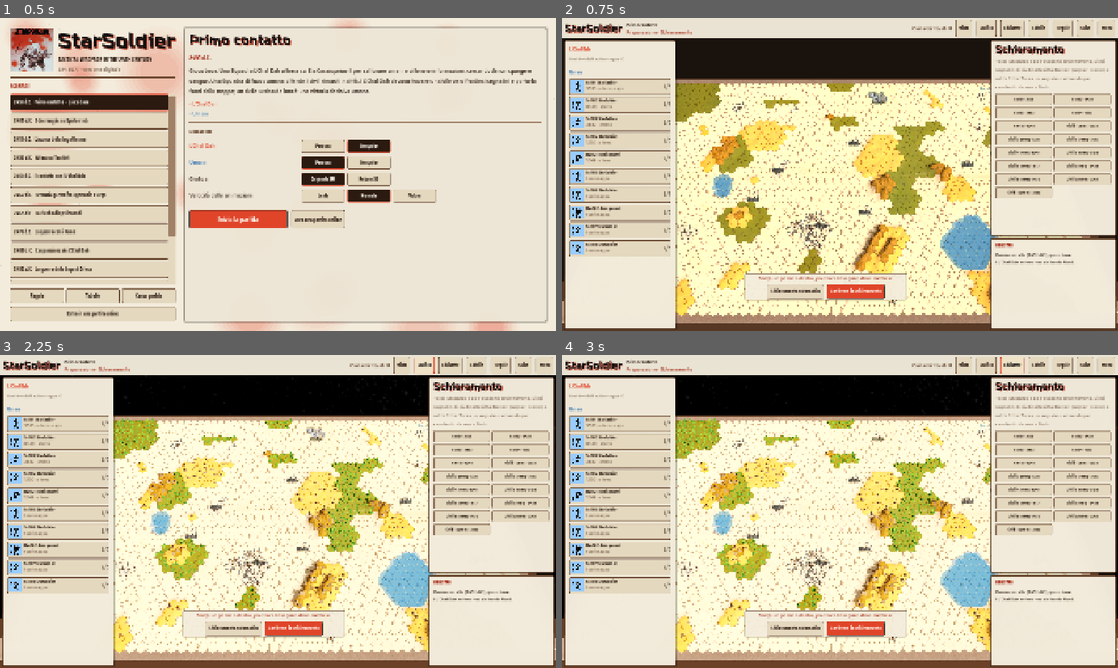
Above: before the commit, frames 1-4 (two rows, left to right).
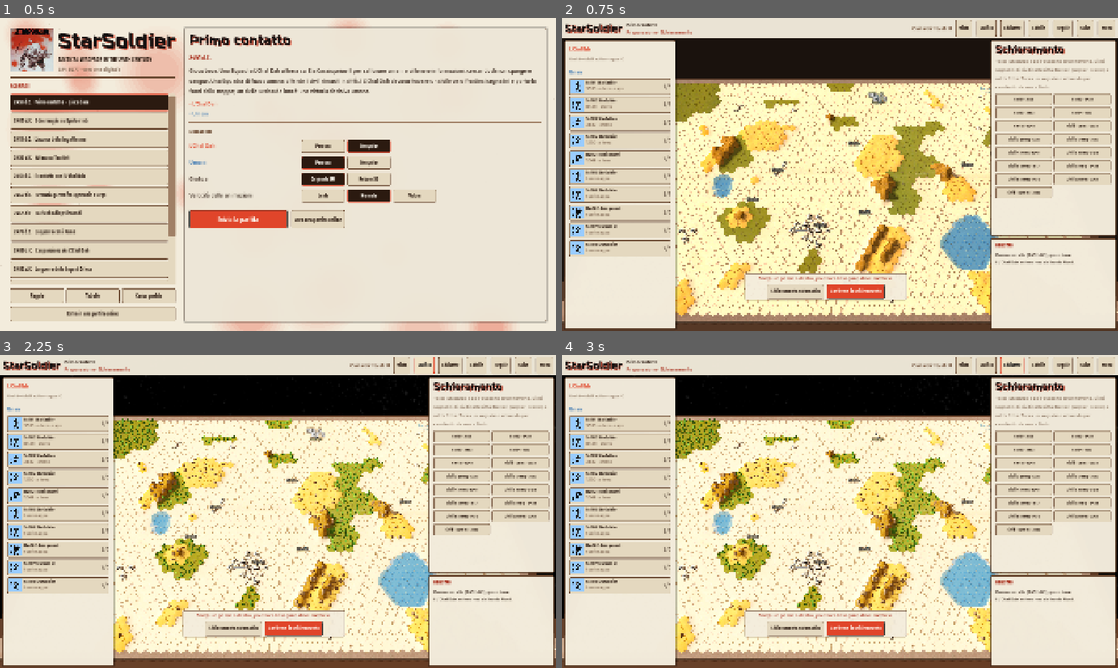
Above: after the commit, the same moments.

Repository: Tannoiser2/StarSoldier
Game: Godot game, scene res://scenes/Main.tscn
The game is run twice, just before and just after one commit, with the same random seed, the same clock (stepped at 60 frames per second) and the same inputs.
Inputs:
- Up to frame 1 (0.5 s): no input
- Up to frame 2 (0.75 s): click "Inizia la partita" at 0.5 s
- Up to frame 3 (2.25 s): click "Vista" at 1.25 s; click "Grafica" at 2 s
- Up to frame 4 (3 s): click "Etichette" at 2.75 s

Frame 1 is identical in both runs. In frame 2, 4.3% of the frame differs, in the area x 0-100%, y 22-98%; in frame 3, 4.4%; in frame 4, 4.4%, in the area x 0-100%, y 20-98%.

Commit message:
Città in 3D modellate in Blender sui simboli della mappa, sole da Ovest come le ombre stampate [pubblica]
Pianta misurata sulla parte chiara di ogni simbolo (il nero a destra è l'ombra): torri a cupola,
sfere, blocchi, gruppi di edifici, bunker esagonali, la piramide di 3533 e i tubi di collegamento.

Co-Authored-By: Claude Opus 5.5 <noreply@anthropic.com>
Claude-Session: https://claude.ai/code/session_01KonsJkuFBnER1Y9UTyhivR

Diff:
--- /dev/null
+++ b/scripts/data/citta.gd
@@ -0,0 +1,61 @@
+class_name SSCitta
+extends RefCounted
+## Pianta delle città della mappa di StarSoldier, misurata sui simboli stampati (la parte chiara: il nero
+## a destra è l'ombra). Coordinate nel mondo del gioco (x verso Est, z verso Sud), dimensioni in esagoni.
+## Gli stessi edifici sono modellati in Blender (Desktop/Ludoteca/StarSoldier/Citta 3D/citta_starsoldier.blend).
+## t: torre, hub, sfera, pod, blocco, gruppo, bunker, bunker2, quarto, rene, freccia; r raggio, s lato, w/h pianta.
+
+const EDIFICI := [
+	{"t": "torre", "n": "t1325", "x": -2.443, "z": 6.2175, "r": 0.2953},
+	{"t": "torre", "n": "t0925", "x": -2.4967, "z": 9.5867, "r": 0.2819},
+	{"t": "torre", "n": "t1122", "x": -5.3155, "z": 7.882, "r": 0.3087},
+	{"t": "hub", "n": "h1124", "x": -3.4095, "z": 7.8954, "r": 0.2953},
+	{"t": "sfera", "n": "s1224", "x": -3.1544, "z": 6.6202, "r": 0.1745},
+	{"t": "sfera", "n": "s1225", "x": -2.4162, "z": 7.0497, "r": 0.1745},
+	{"t": "sfera", "n": "s1123", "x": -4.6041, "z": 7.4793, "r": 0.1611},
+	{"t": "sfera", "n": "s1024", "x": -3.1276, "z": 9.1572, "r": 0.1879},
+	{"t": "sfera", "n": "s1025", "x": -2.443, "z": 8.741, "r": 0.1879},
+	{"t": "torre", "n": "t1226", "x": -1.8658, "z": 7.0363, "r": 0.2282},
+	{"t": "torre", "n": "t1126", "x": -1.3826, "z": 7.8954, "r": 0.2282},
+	{"t": "blocco", "n": "b1125", "x": -2.4162, "z": 7.882, "s": 0.4967, "rot": 0},
+	{"t": "blocco", "n": "b1223", "x": -3.8659, "z": 7.0497, "s": 0.4295, "rot": 30},
+	{"t": "blocco", "n": "b1023", "x": -3.8659, "z": 8.7276, "s": 0.4295, "rot": -30},
+	{"t": "gruppo", "n": "g1324", "x": -3.4766, "z": 6.0833, "w": 0.604, "h": 0.5101},
+	{"t": "bunker", "n": "k1222", "x": -4.9129, "z": 6.9558, "r": 0.2416},
+	{"t": "bunker2", "n": "k0924", "x": -3.5034, "z": 9.6001, "r": 0.1879},
+	{"t": "pod", "n": "p1026", "x": -1.9464, "z": 8.7545, "r": 0.1342},
+	{"t": "gruppo", "n": "g0232", "x": 5.0874, "z": 15.7211, "w": 0.3758, "h": 0.349},
+	{"t": "pod", "n": "p0428a", "x": 0.9933, "z": 13.8955, "r": 0.1477},
+	{"t": "pod", "n": "p0428b", "x": 0.9933, "z": 14.2982, "r": 0.1477},
+	{"t": "quarto", "n": "q0533", "x": 5.5169, "z": 13.1573, "r": 0.2685},
+	{"t": "quarto", "n": "q3321", "x": -6.4297, "z": -11.2191, "r": 0.255},
+	{"t": "torre", "n": "t1010", "x": -16.9265, "z": 8.9827, "r": 0.255},
+	{"t": "torre", "n": "t1110", "x": -17.5306, "z": 7.9357, "r": 0.2416},
+	{"t": "torre", "n": "t1111", "x": -16.2688, "z": 7.9357, "r": 0.2416},
+	{"t": "sfera", "n": "s1010", "x": -16.9534, "z": 8.2712, "r": 0.1745},
+	{"t": "sfera", "n": "s1249a", "x": 21.9199, "z": 6.9692, "r": 0.1611},
+	{"t": "sfera", "n": "s1249b", "x": 22.3092, "z": 7.1974, "r": 0.1342},
+	{"t": "sfera", "n": "s1250", "x": 22.685, "z": 6.9424, "r": 0.1477},
+	{"t": "sfera", "n": "s1251", "x": 23.3025, "z": 7.09, "r": 0.1611},
+	{"t": "rene", "n": "r1430", "x": 3.1142, "z": 5.2913, "r": 0.2416},
+	{"t": "rene", "n": "r1617", "x": -9.9465, "z": 3.6537, "r": 0.2416},
+	{"t": "torre", "n": "t2019", "x": -7.9062, "z": 0.0429, "r": 0.2416},
+	{"t": "torre", "n": "t2220", "x": -6.9397, "z": -1.635, "r": 0.2416},
+	{"t": "sfera", "n": "s2243a", "x": 15.9466, "z": -1.8766, "r": 0.1208},
+	{"t": "sfera", "n": "s2243b", "x": 16.1748, "z": -1.4739, "r": 0.1208},
+	{"t": "gruppo", "n": "g2447", "x": 20.0273, "z": -3.4069, "w": 0.5906, "h": 0.4967},
+	{"t": "gruppo", "n": "g2604", "x": -22.9669, "z": -5.125, "w": 0.5772, "h": 0.5101},
+	{"t": "pod", "n": "p2629a", "x": 1.8927, "z": -5.3935, "r": 0.094},
+	{"t": "pod", "n": "p2629b", "x": 2.1477, "z": -5.474, "r": 0.094},
+	{"t": "bunker", "n": "k2946", "x": 18.5105, "z": -7.8096, "r": 0.2416},
+	{"t": "sfera", "n": "s3413a", "x": -13.7318, "z": -12.105, "r": 0.1208},
+	{"t": "sfera", "n": "s3413b", "x": -14.148, "z": -11.9842, "r": 0.1208},
+	{"t": "sfera", "n": "s3313a", "x": -14.2822, "z": -11.2594, "r": 0.1208},
+	{"t": "sfera", "n": "s3313b", "x": -14.6849, "z": -11.1251, "r": 0.1208},
+	{"t": "freccia", "n": "f3533", "x": 5.1679, "z": -13.2192, "pts": [[5.1679, -13.2192], [5.9196, -13.0446], [5.2619, -12.7628]]},
+	{"t": "sfera", "n": "s3647a", "x": 19.7454, "z": -13.8366, "r": 0.1342},
+	{"t": "sfera", "n": "s3647b", "x": 20.1884, "z": -13.9708, "r": 0.1342},
+]
+
+## tubi fra gli edifici: [da, a, tipo] (0 sottile, 1 spesso, 2 monorotaia)
+const TUBI := [["h1124", "t1325", 1], ["h1124", "t0925", 1], ["h1124", "b1223", 1], ["h1124", "b1023", 1], ["h1124", "b1125", 1], ["h1124", "t1122", 0], ["b1223", "s1224", 0], ["b1223", "s1123", 0], ["k1222", "t1122", 0], ["b1125", "s1225", 0], ["b1125", "s1025", 0], ["b1023", "s1024", 0], ["t1226", "t1126", 0], ["s1010", "t1010", 0], ["s1010", "t1110", 0], ["s1010", "t1111", 0], ["s1249a", "s1249b", 0], ["s1249b", "s1250", 0], ["t2019", "t2220", 2], ["s2243a", "s2243b", 0], ["p2629a", "p2629b", 0], ["s3413a", "s3413b", 1], ["s3413b", "s3313a", 1], ["s3313a", "s3313b", 1], ["s3647a", "s3647b", 1]]
--- a/scripts/ui/board3d.gd
+++ b/scripts/ui/board3d.gd
@@ -118,12 +118,13 @@
 	env.environment = Environment.new()
 	add_child(env)
 	sun = DirectionalLight3D.new()
-	sun.rotation = Vector3(-0.72, 0.65, 0)
+	# il sole viene da Ovest e un po' da Nord, come le ombre stampate a destra dei simboli della mappa
+	sun.rotation = Vector3(-0.62, -1.75, 0)
 	sun.light_energy = 0.82
 	sun.shadow_enabled = not OS.has_feature("web")
 	add_child(sun)
 	var fill := DirectionalLight3D.new()
-	fill.rotation = Vector3(-0.6, -2.4, 0)
+	fill.rotation = Vector3(-0.6, 1.2, 0)
 	fill.light_energy = 0.12
 	fill.light_color = Color("#ffd2b8")
 	add_child(fill)
@@ -448,45 +449,9 @@
 	static_root.add_child(mi)
 
 
-## edifici veri nelle città (in entrambe le grafiche), lasciando libero il centro dove stanno le pedine
+## le città modellate in Blender sulla pianta dei simboli della mappa (in entrambe le grafiche)
 func _build_city() -> void:
-	var rng := RandomNumberGenerator.new()
-	rng.seed = 2785
-	var blocks := []
-	var roofs := []
-	var domes := []
-	for h in Hex.all_hexes():
-		if D.terrain(h) != "u":
-			continue
-		var c := _hw(h)
-		var nb := rng.randi_range(4, 6)
-		var a0 := rng.randf() * TAU
-		for i in nb:
-			var a := a0 + float(i) / float(nb) * TAU + rng.randf_range(-0.2, 0.2)
-			var r := rng.randf_range(0.34, 0.44)
-			var p := c + Vector3(cos(a) * r, 0, sin(a) * r)
-			var gy := ground_at(p) - 0.03
-			var col := Color("#c9c1b0").lerp(Color("#9d968a"), rng.randf())
-			if rng.randf() < 0.22:
-				domes.append([Transform3D(Basis().scaled(Vector3.ONE * rng.randf_range(0.8, 1.15)), Vector3(p.x, gy, p.z)), col])
-				continue
-			var hh := rng.randf_range(0.22, 0.75)
-			var sx := rng.randf_range(0.13, 0.2)
-			var sz := rng.randf_range(0.11, 0.18)
-			var bs := Basis(Vector3.UP, -a).scaled(Vector3(sx, hh, sz))
-			blocks.append([Transform3D(bs, Vector3(p.x, gy + hh * 0.5, p.z)), col])
-			roofs.append([Transform3D(Basis(Vector3.UP, -a).scaled(Vector3(sx * 1.05, 0.03, sz * 1.05)), Vector3(p.x, gy + hh + 0.015, p.z)), col.darkened(0.45)])
-	var box := BoxMesh.new()
-	box.size = Vector3.ONE
-	var dome := SphereMesh.new()
-	dome.radius = 0.14
-	dome.height = 0.2
-	dome.is_hemisphere = true
-	dome.radial_segments = 12
-	dome.rings = 5
-	_multi(static_root, box, blocks, 0.75)
-	_multi(static_root, dome, domes, 0.4)
-	_multi(static_root, box, roofs, 0.9)
+	SSCitta3D.new().build(static_root, func(x: float, z: float) -> float: return terr.ground(x, z))
 
 
 func _multi(parent: Node3D, mesh: Mesh, arr: Array, rough: float) -> MultiMeshInstance3D:
--- /dev/null
+++ b/scripts/ui/citta3d.gd
@@ -0,0 +1,270 @@
+class_name SSCitta3D
+extends RefCounted
+## Le città della mappa in 3D: gli stessi edifici modellati in Blender (citta_starsoldier.blend), ricostruiti
+## qui con le stesse misure sulla pianta di SSCitta, così coincidono con i simboli stampati sulla mappa.
+## Ogni edificio poggia sul terreno; tutti i pezzi dello stesso materiale finiscono in una sola mesh
+## (pochi oggetti, leggero sul web).
+## Le misure sono scritte come in Blender (x Est, y Nord, z su) e convertite al mondo del gioco.
+
+const C = preload("res://scripts/data/citta.gd")
+
+var _st := {}            # materiale -> SurfaceTool
+var _mats := {}
+var _ground: Callable
+var _gy := 0.0           # quota del terreno sotto l'edificio in costruzione
+
+
+func _init() -> void:
+	_mats = {
+		"cemento": _mat(Color(0.80, 0.76, 0.68), 0.0, 0.8),
+		"cemento_scuro": _mat(Color(0.58, 0.55, 0.50), 0.0, 0.8),
+		"metallo": _mat(Color(0.70, 0.72, 0.74), 0.7, 0.35),
+		"inchiostro": _mat(Color(0.16, 0.13, 0.11), 0.2, 0.6),
+		"vetro": _mat(Color(0.45, 0.70, 0.85), 0.3, 0.15),
+		"luce": _mat(Color(1.0, 0.62, 0.25), 0.0, 0.5, 2.0),
+	}
+
+
+func _mat(c: Color, metal: float, rough: float, emis := 0.0) -> StandardMaterial3D:
+	var m := StandardMaterial3D.new()
+	m.albedo_color = c
+	m.metallic = metal
+	m.roughness = rough
+	if emis > 0.0:
+		m.emission_enabled = true
+		m.emission = c
+		m.emission_energy_multiplier = emis
+	return m
+
+
+## da Blender (x, y Nord, z su) al gioco (x, y su, z Sud)
+static func _g(b: Vector3) -> Vector3:
+	return Vector3(b.x, b.z, -b.y)
+
+
+func _add(mesh: Mesh, mat: String, xf: Transform3D) -> void:
+	if not _st.has(mat):
+		var st := SurfaceTool.new()
+		st.begin(Mesh.PRIMITIVE_TRIANGLES)
+		_st[mat] = st
+	xf.origin.y += _gy
+	_st[mat].append_from(mesh, 0, xf)
+
+
+# ---------------------------------------------------------------- primitive (come nello script di Blender)
+
+func _cyl(r: float, h: float, loc: Vector3, verts := 24, mat := "cemento", r2 := -1.0, rot := 0.0) -> void:
+	var m := CylinderMesh.new()
+	m.bottom_radius = r
+	m.top_radius = r if r2 < 0.0 else r2
+	m.height = h
+	m.radial_segments = verts
+	m.rings = 1
+	# in Blender il primo vertice è sull'asse x: in Godot il cilindro parte da z, si ruota di un quarto
+	var b := Basis(Vector3.UP, PI / 2.0 + rot)
+	_add(m, mat, Transform3D(b, _g(loc + Vector3(0, 0, h / 2.0))))
+
+
+func _dome(r: float, loc: Vector3, mat := "cemento", seg := 24) -> void:
+	var m := SphereMesh.new()
+	m.radius = r
+	m.height = r
+	m.is_hemisphere = true
+	m.radial_segments = seg
+	m.rings = 6
+	_add(m, mat, Transform3D(Basis(), _g(loc)))
+
+
+func _sphere(r: float, loc: Vector3, mat := "cemento", seg := 20) -> void:
+	var m := SphereMesh.new()
+	m.radius = r
+	m.height = r * 2.0
+	m.radial_segments = seg
+	m.rings = 10
+	_add(m, mat, Transform3D(Basis(), _g(loc)))
+
+
+func _box(sx: float, sy: float, sz: float, loc: Vector3, rot := 0.0, mat := "cemento") -> void:
+	var m := BoxMesh.new()
+	m.size = Vector3(sx, sz, sy)
+	_add(m, mat, Transform3D(Basis(Vector3.UP, rot), _g(loc + Vector3(0, 0, sz / 2.0))))
+
+
+# ---------------------------------------------------------------- costruzione
+
+## parent: dove appendere le mesh; ground: Callable(x, z) -> quota del terreno
+func build(parent: Node3D, ground: Callable) -> void:
+	_ground = ground
+	var top := {}           # nome -> [centro (Blender), quota dei tubi, quota del terreno]
+	for e in C.EDIFICI:
+		var t: String = e["t"]
+		var c := Vector3(e["x"], -e["z"], 0.0)
+		_gy = float(ground.call(e["x"], e["z"])) - 0.02
+		match t:
+			"torre", "hub":
+				var r: float = e["r"]
+				var hh := r * (1.4 if t == "hub" else 1.1)
+				_cyl(r, hh, c, 28, "cemento")
+				_cyl(r * 1.05, r * 0.12, c + Vector3(0, 0, hh * 0.55), 28, "inchiostro")
+				_cyl(r * 0.98, r * 0.08, c + Vector3(0, 0, hh * 0.25), 28, "vetro")
+				var dc := c + Vector3(-r * 0.25, r * 0.08, hh)
+				_cyl(r * 0.62, r * 0.12, dc - Vector3(0, 0, 0.001), 24, "cemento_scuro")
+				_dome(r * 0.55, dc + Vector3(0, 0, r * 0.12), "metallo")
+				if t == "hub":
+					_cyl(r * 0.05, r * 1.1, dc + Vector3(0, 0, r * 0.6), 8, "inchiostro")
+					_sphere(r * 0.1, dc + Vector3(0, 0, r * 1.75), "luce", 10)
+				top[e["n"]] = [c, hh * 0.6, _gy]
+			"sfera":
+				var r: float = e["r"]
+				_cyl(r * 0.45, r * 0.7, c, 16, "cemento_scuro")
+				_sphere(r, c + Vector3(0, 0, r * 1.45), "cemento")
+				_cyl(r * 1.01, r * 0.12, c + Vector3(0, 0, r * 1.35), 20, "vetro")
+				top[e["n"]] = [c, r * 1.45, _gy]
+			"pod":
+				var r: float = e["r"]
+				_cyl(r, r * 0.35, c, 18, "cemento_scuro")
+				_dome(r * 0.9, c + Vector3(0, 0, r * 0.35), "cemento")
+				_sphere(r * 0.25, c + Vector3(-r * 0.35, 0, r * 1.1), "luce", 10)
+				top[e["n"]] = [c, r * 0.4, _gy]
+			"blocco":
+				var s: float = e["s"]
+				var rot := deg_to_rad(float(e.get("rot", 0)))
+				var h := s * 0.85
+				_box(s, s, h, c, rot, "cemento")
+				_box(s * 1.04, s * 1.04, s * 0.06, c + Vector3(0, 0, h * 0.6), rot, "inchiostro")
+				_box(s * 0.5, s * 0.5, s * 0.18, c + Vector3(0, 0, h), rot, "cemento_scuro")
+				_box(s * 1.01, s * 1.01, s * 0.1, c + Vector3(0, 0, h * 0.3), rot, "vetro")
+				top[e["n"]] = [c, h * 0.45, _gy]
+			"gruppo":
+				var w: float = e["w"]
+				var d: float = e["h"]
+				var x0 := c.x - w / 2.0
+				var y0 := c.y - d / 2.0
+				_box(w * 0.42, d * 0.42, d * 0.55, Vector3(x0 + w * 0.22, y0 + d * 0.22, 0), 0.0, "cemento")
+				_box(w * 0.42, d * 0.42, d * 0.85, Vector3(x0 + w * 0.36, y0 + d * 0.44, 0), 0.0, "cemento")
+				_box(w * 0.40, d * 0.40, d * 1.15, Vector3(x0 + w * 0.50, y0 + d * 0.66, 0), 0.0, "cemento_scuro")
+				for i in 2:
+					for j in 3:
+						var hb := d * (0.6 + 0.35 * float((i + j) % 2))
+						_box(w * 0.14, d * 0.28, hb, Vector3(x0 + w * (0.76 + 0.15 * i), y0 + d * (0.17 + 0.32 * j), 0), 0.0, "inchiostro" if (i + j) % 2 == 1 else "cemento")
+				_box(w * 0.43, d * 0.06, d * 0.08, Vector3(x0 + w * 0.22, y0 + d * 0.22, d * 0.4), 0.0, "vetro")
+				top[e["n"]] = [c, d * 0.4, _gy]
+			"bunker", "bunker2":
+				var r: float = e["r"]
+				var h := r * 0.55
+				_cyl(r, h, c, 6, "cemento", r * 0.9)
+				if t == "bunker2":
+					_cyl(r * 0.7, h * 0.9, c + Vector3(r * 0.2, r * 0.25, h), 6, "cemento_scuro", r * 0.65)
+				else:
+					_cyl(r * 0.5, h * 0.3, c + Vector3(0, 0, h), 24, "inchiostro")
+					for i in 5:
+						_box(r * 0.06, r * 0.8, h * 0.18, c + Vector3(-r * 0.24 + i * r * 0.12, 0, h * 1.3), 0.0, "metallo")
+				top[e["n"]] = [c, h * 0.6, _gy]
+			"quarto":
+				var r: float = e["r"]
+				_cyl(r, r * 0.2, c, 28, "cemento_scuro")
+				_dome(r * 0.95, c + Vector3(0, 0, r * 0.2), "cemento")
+				for i in 5:
+					var a := deg_to_rad(95.0 + i * 17.0)
+					_box(r * 0.08, r * 0.9, r * 0.75, c + Vector3(cos(a) * r * 0.45, sin(a) * r * 0.45, r * 0.2), a - PI / 2.0, "metallo")
+				_cyl(r * 0.12, r * 0.5, c + Vector3(0, 0, r * 1.1), 8, "inchiostro")
+				top[e["n"]] = [c, r * 0.4, _gy]
+			"rene":
+				var r: float = e["r"]
+				_cyl(r, r * 0.3, c, 28, "cemento_scuro")
+				_dome(r * 0.92, c + Vector3(0, 0, r * 0.3), "cemento")
+				var oc := c + Vector3(r * 0.55, r * 0.55, 0)
+				_cyl(r * 0.55, r * 0.25, oc, 20, "cemento_scuro")
+				_dome(r * 0.5, oc + Vector3(0, 0, r * 0.25), "cemento")
+				_cyl(r * 0.22, r * 0.3, c + Vector3(0, 0, r * 1.15), 16, "vetro")
+				top[e["n"]] = [c, r * 0.5, _gy]
+			"freccia":
+				_wedge(e["pts"])
+	_build_tubes(top)
+	for k in _st:
+		var st: SurfaceTool = _st[k]
+		st.generate_normals()
+		var mi := MeshInstance3D.new()
+		mi.name = "citta_" + k
+		mi.mesh = st.commit()
+		mi.material_override = _mats[k]
+		parent.add_child(mi)
+	_st.clear()
+
+
+## la piramide a freccia di 3533: tre punti a terra, punta bassa verso Est
+func _wedge(pts: Array) -> void:
+	var p: Array = []
+	for q in pts:
+		p.append(Vector3(q[0], float(_ground.call(q[0], q[1])) - 0.02, q[1]))
+	var tp := [p[0] + Vector3(0, 0.16, 0), p[1] + Vector3(0, 0.03, 0), p[2] + Vector3(0, 0.16, 0)]
+	var st := SurfaceTool.new()
+	st.begin(Mesh.PRIMITIVE_TRIANGLES)
+	var tris := [[tp[0], tp[2], tp[1]]]
+	for i in 3:
+		var j := (i + 1) % 3
+		tris.append([p[i], tp[j], p[j]])
+		tris.append([p[i], tp[i], tp[j]])
+	var cen: Vector3 = (p[0] + p[1] + p[2]) / 3.0
+	for tr in tris:
+		# triangoli rivolti verso l'esterno (in Godot la faccia davanti gira in senso orario)
+		var n: Vector3 = (tr[1] - tr[0]).cross(tr[2] - tr[0])
+		var mid: Vector3 = (tr[0] + tr[1] + tr[2]) / 3.0
+		if n.dot(mid - cen - Vector3(0, -0.05, 0)) > 0.0:
+			tr = [tr[0], tr[2], tr[1]]
+		for v in tr:
+			st.add_vertex(v)
+	st.index()
+	st.generate_normals()
+	_gy = 0.0
+	_add(st.commit(), "metallo", Transform3D())
+	var m := SphereMesh.new()
+	m.radius = 0.03
+	m.height = 0.06
+	m.radial_segments = 10
+	m.rings = 5
+	_gy = 0.0
+	_add(m, "luce", Transform3D(Basis(), p[1] + Vector3(0, 0.06, 0)))
+
+
+func _build_tubes(top: Dictionary) -> void:
+	for tb in C.TUBI:
+		var a: Array = top[tb[0]]
+		var b: Array = top[tb[1]]
+		var k: int = tb[2]
+		var h: float = minf(a[1], b[1])
+		# estremi alla quota dei due edifici
+		var pa := _g(a[0]) + Vector3(0, a[2] + h, 0)
+		var pb := _g(b[0]) + Vector3(0, b[2] + h, 0)
+		var d := pb - pa
+		var length := d.length()
+		var r: float = [0.018, 0.035, 0.025][k]
+		var m := CylinderMesh.new()
+		m.top_radius = r
+		m.bottom_radius = r
+		m.height = length
+		m.radial_segments = 10
+		m.rings = 1
+		var up := d.normalized()
+		var side := up.cross(Vector3.UP)
+		if side.length() < 0.01:
+			side = Vector3.RIGHT
+		side = side.normalized()
+		var basis := Basis(side, up, side.cross(up))
+		_gy = 0.0
+		_add(m, "metallo" if k != 1 else "cemento_scuro", Transform3D(basis, (pa + pb) * 0.5))
+		# piloni sotto i tubi
+		var n := int(length / 0.35)
+		for i in range(1, n):
+			var q := pa + d * (float(i) / float(n))
+			var gq := float(_ground.call(q.x, q.z))
+			var ph := q.y - gq
+			if ph <= 0.01:
+				continue
+			var pm := CylinderMesh.new()
+			pm.top_radius = r * 0.6
+			pm.bottom_radius = r * 0.6
+			pm.height = ph
+			pm.radial_segments = 8
+			pm.rings = 1
+			_add(pm, "inchiostro", Transform3D(Basis(), Vector3(q.x, gq + ph * 0.5, q.z)))
--- /dev/null
+++ b/tests/foto_citta.gd
@@ -0,0 +1,30 @@
+extends SceneTree
+## Fotografia di una zona della mappa 3D (serve un display: xvfb-run).
+## godot --path . -s tests/foto_citta.gd -- x z distanza inclinazione rotazione grafica file.png
+func _init() -> void:
+	var a := OS.get_cmdline_user_args()
+	root.size = Vector2i(1600, 900)
+	var main = load("res://scenes/Main.tscn").instantiate()
+	root.add_child(main)
+	await process_frame
+	main.start_game({"scenario": 30, "sit": "R", "match": [0, 1], "seats": [{"ai": true}, {"ai": true}], "style": a[5], "anim": 0.2, "ai_delay": 5.0, "seed": 3})
+	await create_timer(1.0).timeout
+	var g = main.current
+	for p in [g.top_bar, g.left_panel, g.right_panel, g.log_panel, g.get_node_or_null("azioni")]:
+		if p != null:
+			p.visible = false
+	var b = g.board
+	b.show_labels = false
+	for id in b.unit_nodes:
+		b.unit_nodes[id].visible = false
+	b.focus(Vector3(float(a[0]), 0, float(a[1])), float(a[2]))
+	b.target = b.target_goal
+	b.pitch = float(a[3])
+	b.yaw = float(a[4])
+	await create_timer(1.0).timeout
+	for id in b.unit_nodes:
+		b.unit_nodes[id].visible = false
+	await process_frame
+	root.get_viewport().get_texture().get_image().save_png(a[6])
+	print("SALVATO ", a[6])
+	quit()
Not shown, added: scripts/data/citta.gd.uid
Not shown, added: scripts/ui/citta3d.gd.uid
Not shown, added: tests/foto_citta.gd.uid
